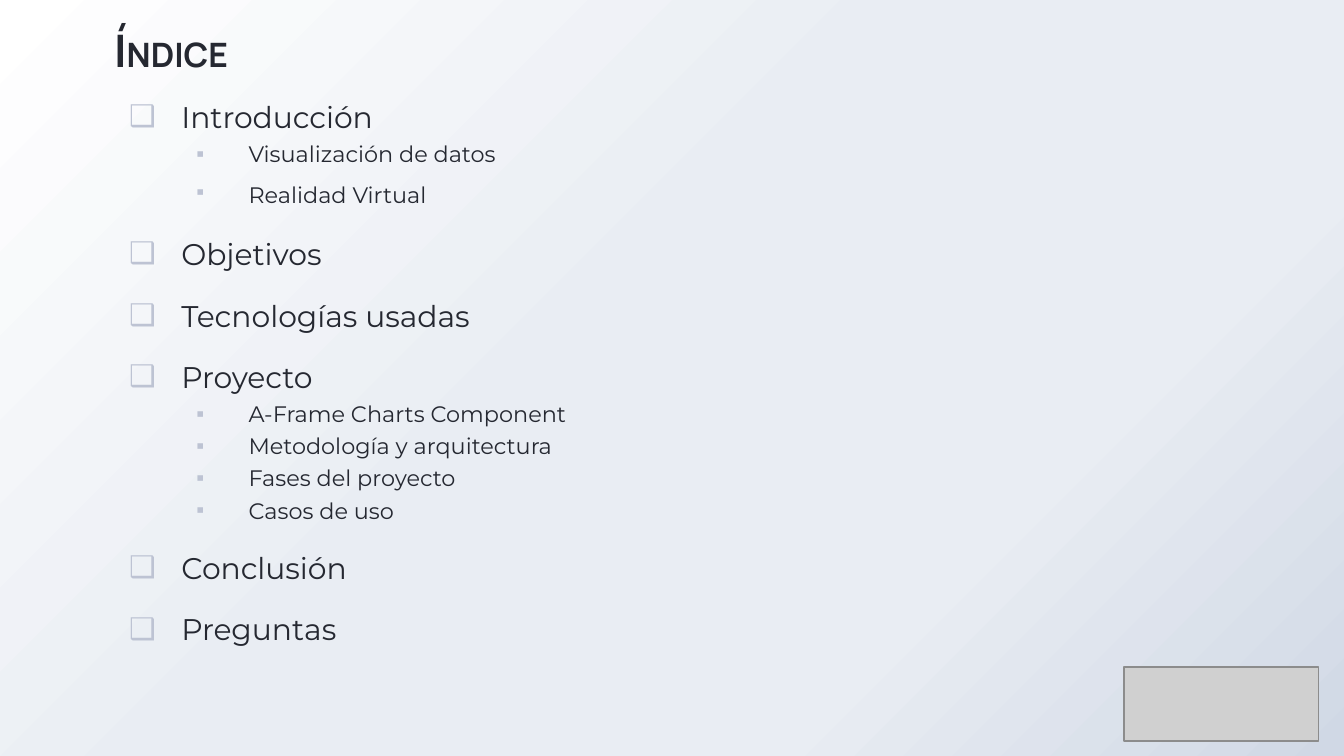
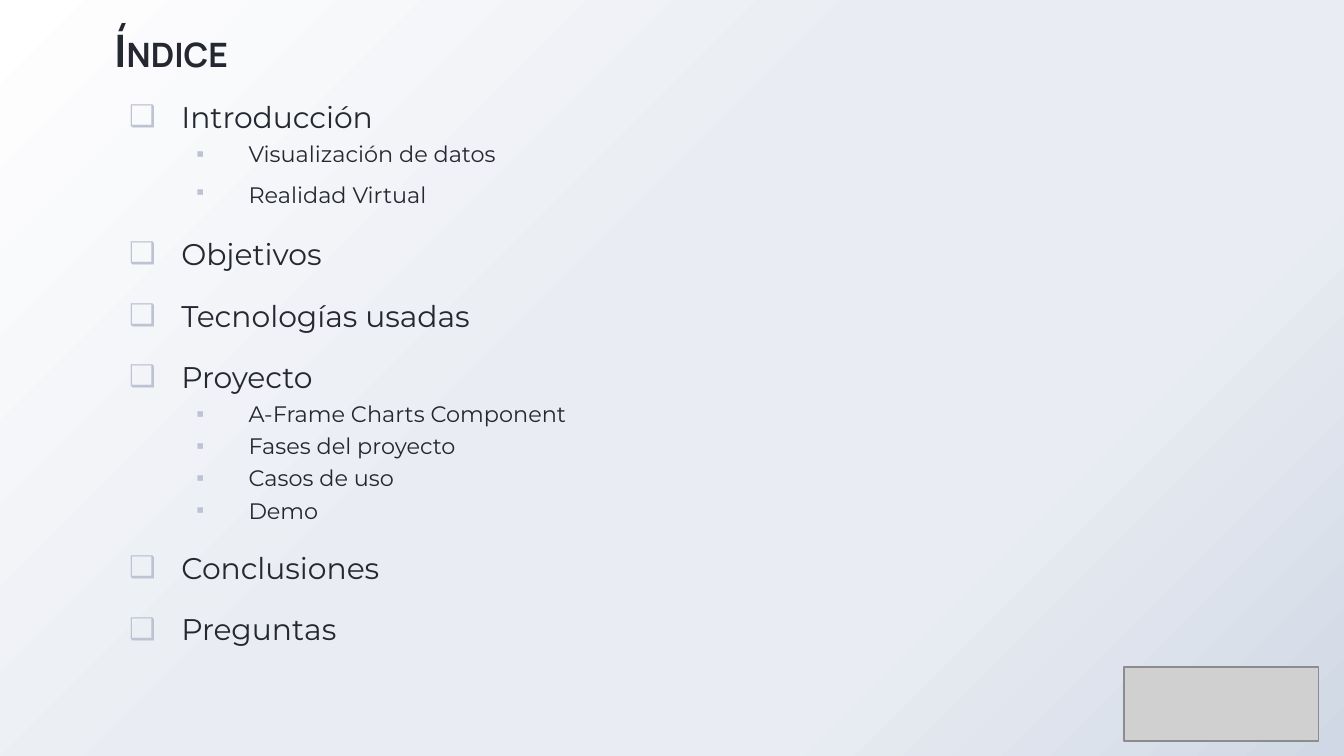
Before and after one commit to adrixp/MemoriaTFG-AdrianPizarroSerrano, a slide deck: slide 2 of PresentaciónTFG_Adrián_Pizarro_Serrano.pptx. Drawn at 1344x756 pixels with LibreOffice and Linux fonts; fonts in the diff are those of the drawing; grey boxes stand for pictures; background and template pictures are left out. Boxes give left, top, right and bottom in pixels: in the first picture for what was removed or moved away, otherwise in the second. Text is boxed around its words. In the diff, an @@ line names an element or a change of style, - is before the commit and + after.

```diff
--- a/PresentaciónTFG_Adrián_Pizarro_Serrano.pptx
+++ b/PresentaciónTFG_Adrián_Pizarro_Serrano.pptx
@@ text at [249, 437, 552, 459]: paragraph removed @@
-  ▪ Metodología y arquitectura
@@ text at [181, 503, 379, 579]: text changed @@
-❑ Conclusión
+  ▪ Demo
+❑ Conclusiones
```
Also in this commit, not shown: 3 other slides changed, 2 slides added, 1 slide removed.
